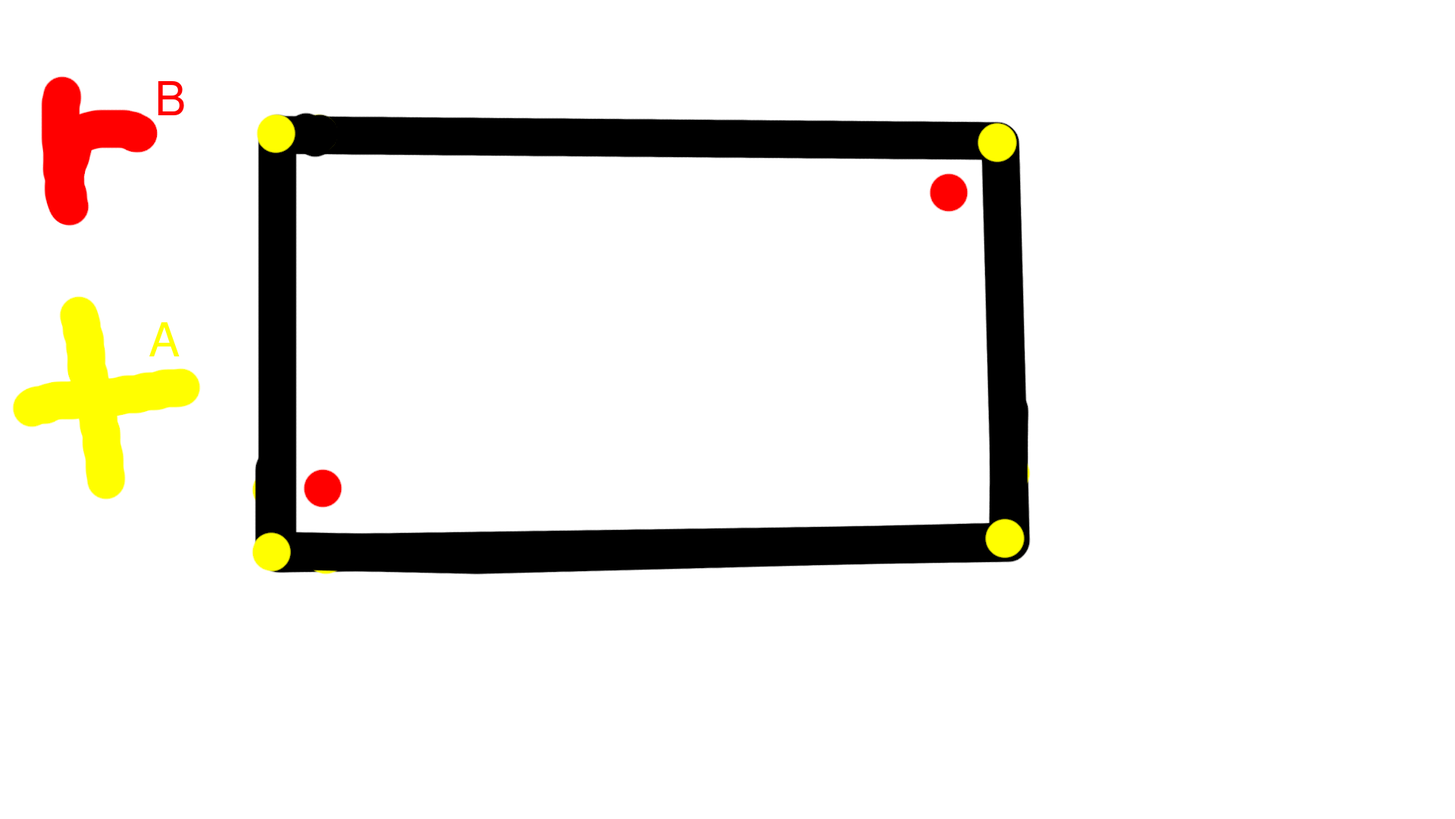
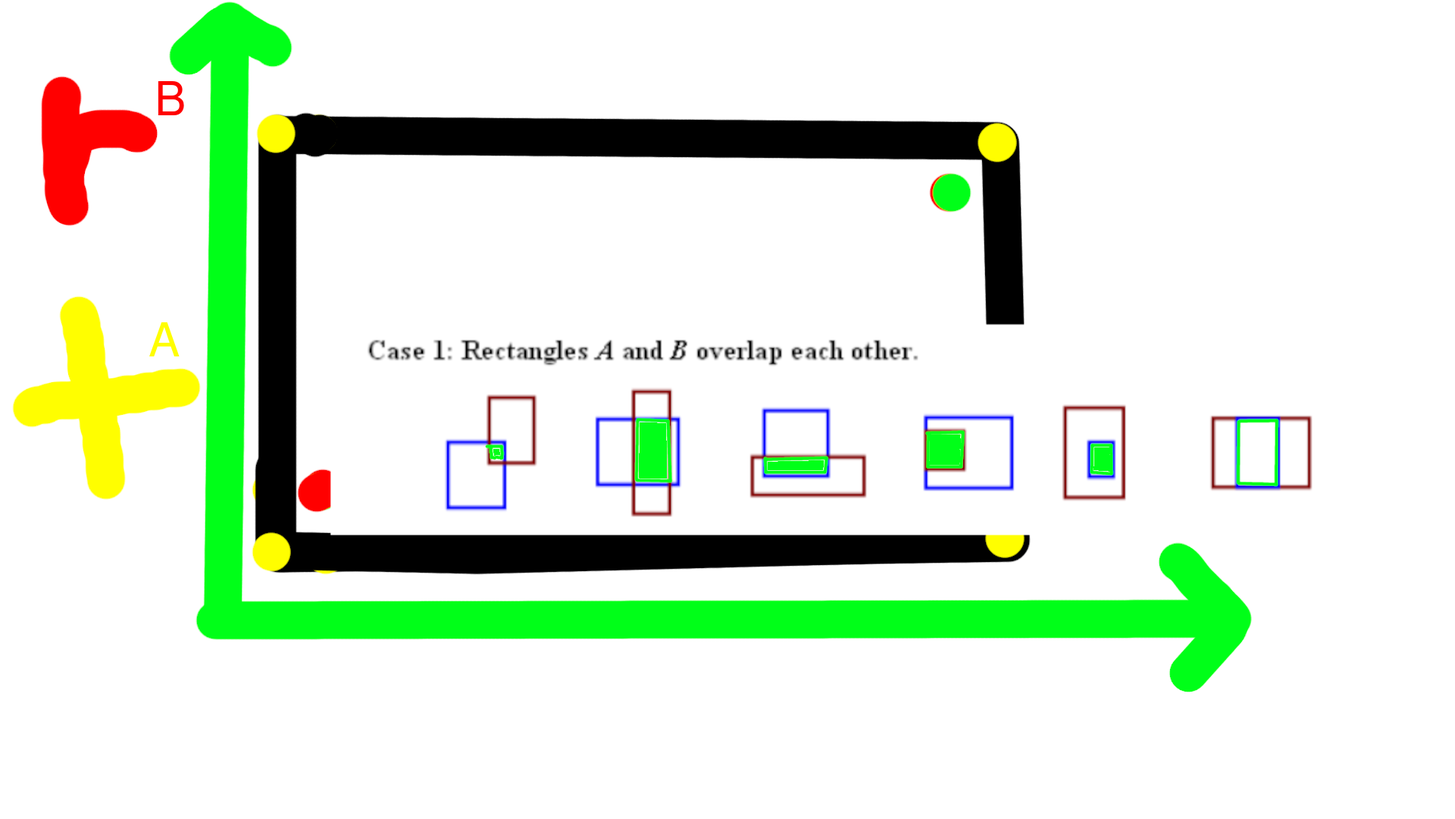
Two versions of the same layered image (1455x819). Layer-by-layer changes:
added layer "Pasted Layer" above "Background" over <box>330,323,1313,536</box>
painted on "Background" over <box>169,1,1253,693</box>
